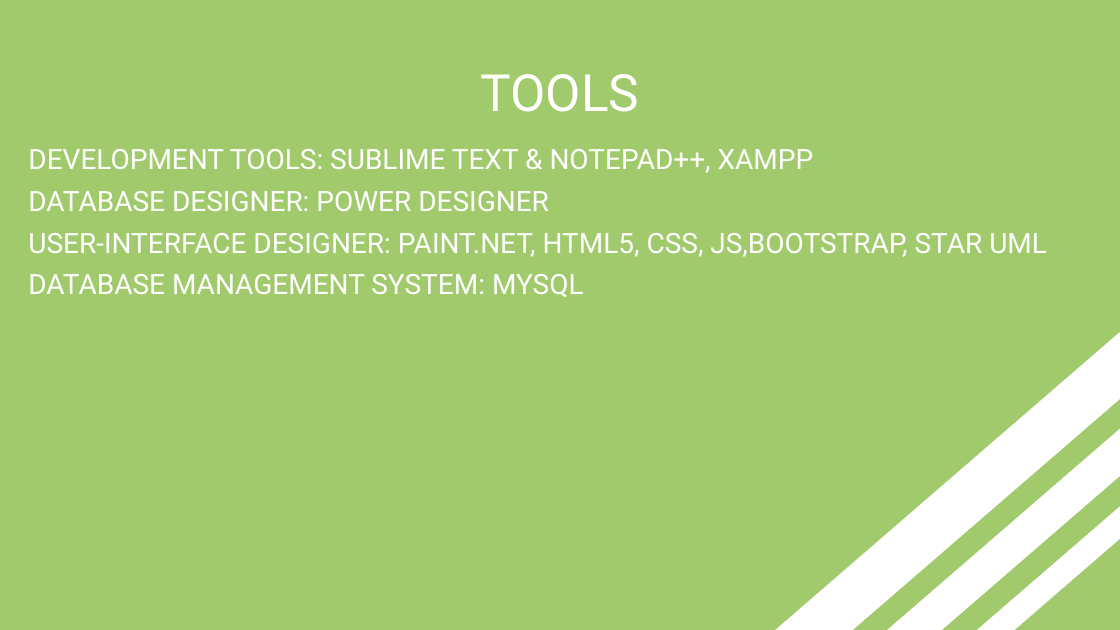
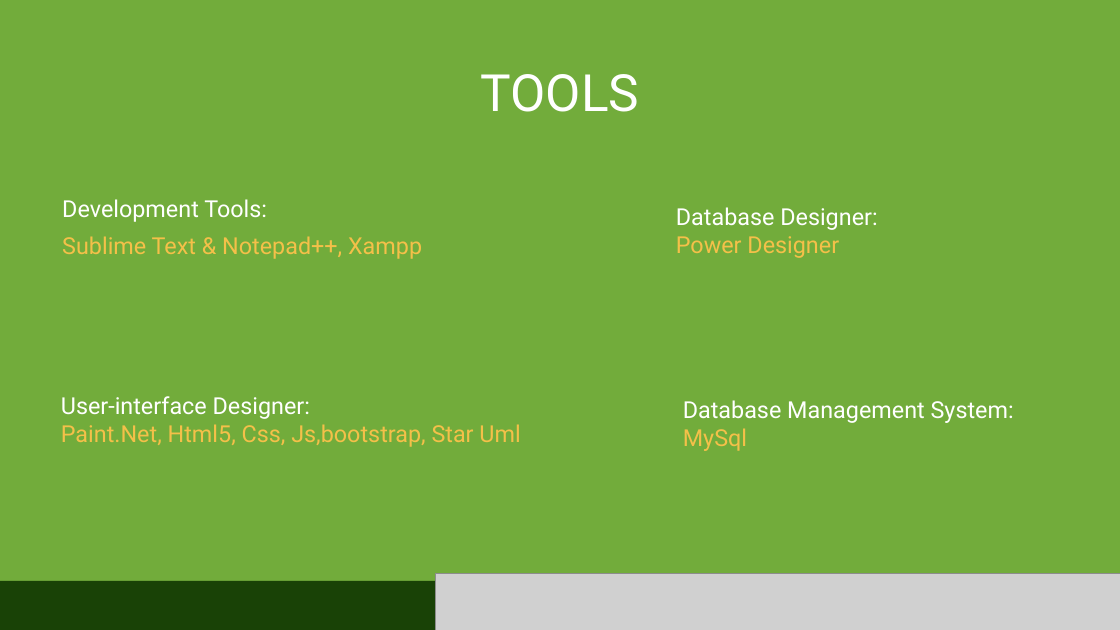
Before and after one commit to ripasfilqadar/mppl, a slide deck: slide 6 of buat demo/CikoroFarm.pptx (slide 8 before the commit). Drawn at 1120x630 pixels with LibreOffice and Linux fonts; fonts in the diff are those of the drawing; grey boxes stand for pictures. Boxes give left, top, right and bottom in pixels: in the first picture for what was removed or moved away, otherwise in the second. Text is boxed around its words. In the diff, an @@ line names an element or a change of style, - is before the commit and + after.

```diff
--- a/buat demo/CikoroFarm.pptx
+++ b/buat demo/CikoroFarm.pptx
@@ background #A1CA6C to #72AC3B @@
@@ text at (62, 199, 422, 259): text changed; size 24 to 20 pt; text colour #FFFFFF to #F4C049 @@
-DEVELOPMENT TOOLS: SUBLIME TEXT & NOTEPAD++, XAMPP
-DATABASE DESIGNER: POWER DESIGNER
-USER-INTERFACE DESIGNER: PAINT.NET, HTML5, CSS, JS,BOOTSTRAP, STAR UML
-DATABASE MANAGEMENT SYSTEM: MYSQL
+Development Tools:
+Sublime Text & Notepad++, Xampp
@@ text added at (676, 207, 877, 258), 20 pt, text #FFFFFF @@
+Database Designer:
+Power Designer
@@ rectangle removed at (766, 320, 1120, 630) @@
@@ text added at (61, 396, 520, 447), 20 pt, text #F4C049 @@
+User-interface Designer:
+Paint.Net, Html5, Css, Js,bootstrap, Star Uml
@@ text added at (683, 400, 1014, 451), 20 pt, text #FFFFFF @@
+Database Management System:
+MySql
@@ rectangle removed at (858, 399, 1120, 630) @@
@@ rectangle removed at (910, 443, 1120, 630) @@
@@ rectangle added at (0, 581, 453, 630), fill #194206 @@
@@ picture added at (436, 573, 1120, 630) @@
```
Also in this commit, not shown: 9 other slides changed, 6 slides added, 6 slides removed.
